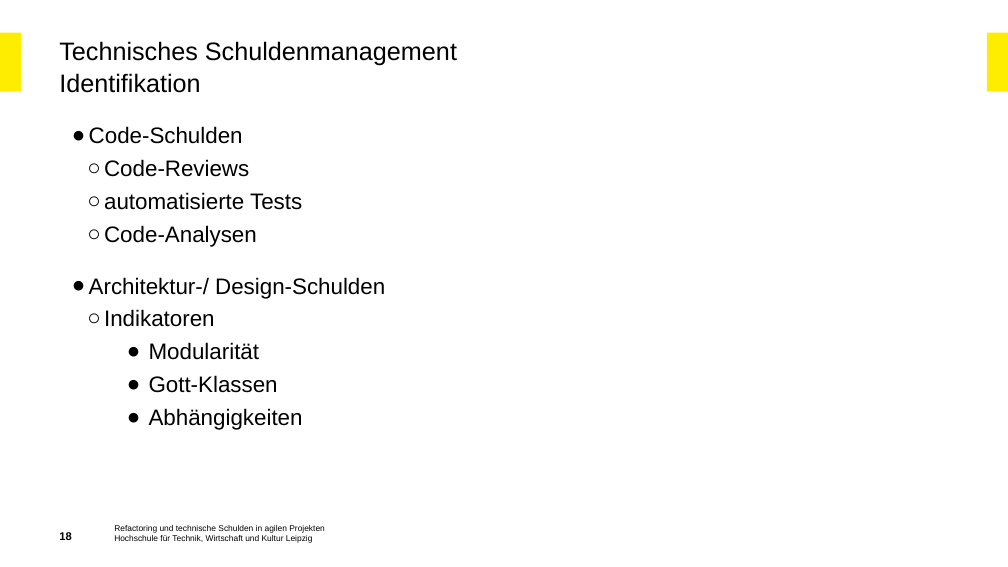
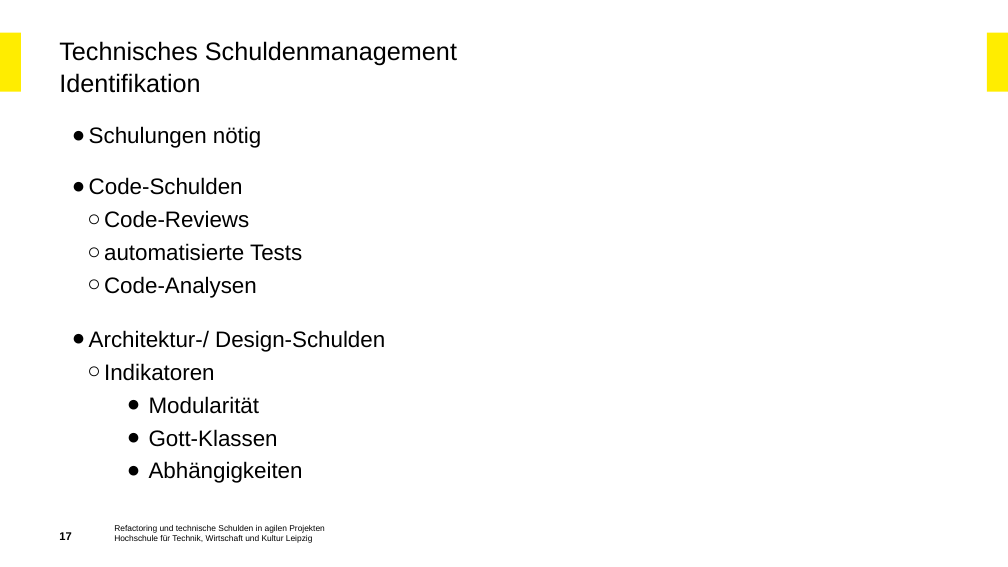
Before and after one commit to Beleg-03-Technische-Schulden/Abgabe, a slide deck: slide 17 of Beleg-03_Präsentation.pptx (slide 18 before the commit). Drawn at 1008x567 pixels with LibreOffice and Linux fonts; fonts in the diff are those of the drawing; background and template pictures are left out. Boxes give left, top, right and bottom in pixels: in the first picture for what was removed or moved away, otherwise in the second. Text is boxed around its words. In the diff, an @@ line names an element or a change of style, - is before the commit and + after.

```diff
--- a/Beleg-03_Präsentation.pptx
+++ b/Beleg-03_Präsentation.pptx
@@ text at (x1=89, y1=126, x2=302, y2=247): paragraphs removed @@
-      ● Code-Schulden
-        ○ Code-Reviews
-        ○ automatisierte Tests
-        ○ Code-Analysen
@@ text added at (x1=89, y1=126, x2=261, y2=148), 16 pt, text #000000 @@
+      ● Schulungen nötig
@@ text added at (x1=89, y1=177, x2=302, y2=298), 16 pt, text #000000 @@
+      ● Code-Schulden
+        ○ Code-Reviews
+        ○ automatisierte Tests
+        ○ Code-Analysen
@@ text "Architektur-/ Design-Schulden" moved from (x1=89, y1=126, x2=385, y2=430) to (x1=89, y1=330, x2=385, y2=483) @@
@@ page number at (x1=59, y1=532, x2=71, y2=540): text changed @@
-18
+17
```
Also in this commit, not shown: 13 other slides changed, 1 slide added, 2 slides removed.
